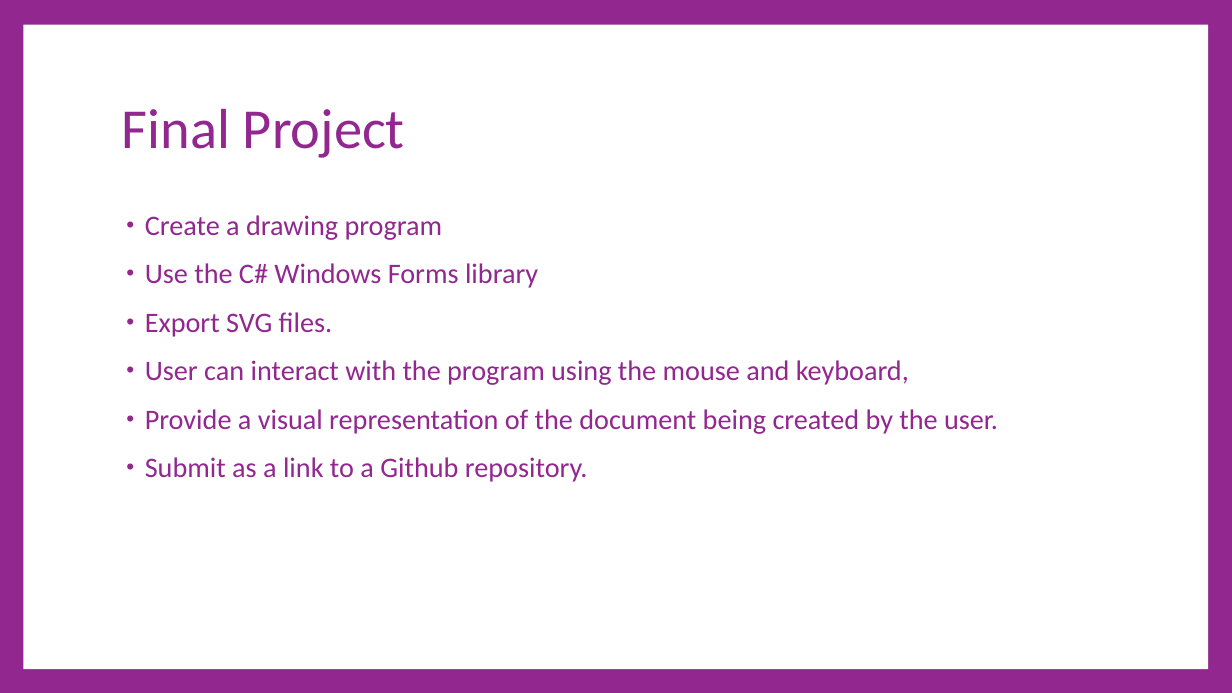
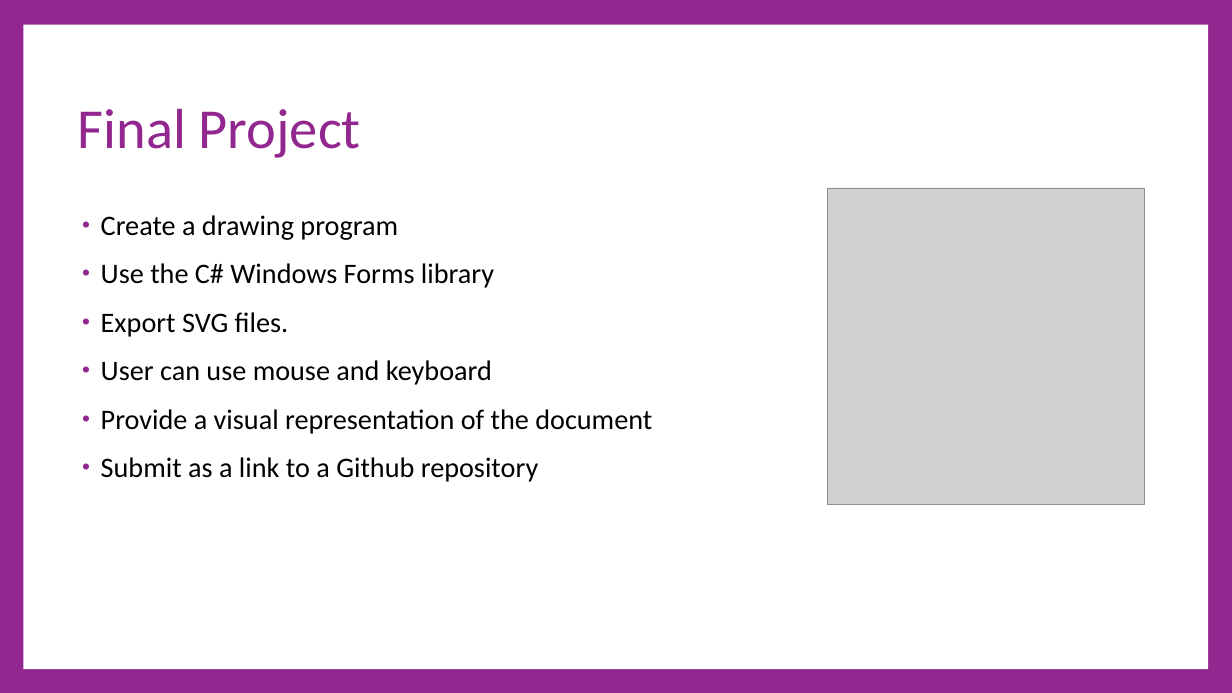
Before and after one commit to cdiggins/cs321, a slide deck: slide 2 of class-notes/cs321-winter-2023-lecture-15-final-project.pptx. Drawn at 1232x693 pixels with LibreOffice and Linux fonts; fonts in the diff are those of the drawing; grey boxes stand for pictures. Boxes give left, top, right and bottom in pixels: in the first picture for what was removed or moved away, otherwise in the second. Text is boxed around its words. In the diff, an @@ line names an element or a change of style, - is before the commit and + after.

```diff
--- a/class-notes/cs321-winter-2023-lecture-15-final-project.pptx
+++ b/class-notes/cs321-winter-2023-lecture-15-final-project.pptx
@@ rectangle removed at [23,25,1208,669] @@
@@ rectangle added at [23,25,1208,669], fill #FFFFFF @@
@@ title "Final Project": place and size @@
-title "Final Project" at [122,108,405,158]
+title "Final Project" at [78,108,361,158]
@@ text "Create a drawing program": place and size @@
-text "Create a drawing program" at [145,215,998,482]
+text "Create a drawing program" at [101,215,652,482]
@@ picture added at [827,188,1144,505] @@
@@ text at [101,215,494,337]: text colour #92278F to #000000 in "Create a drawing program", "Use the C# Windows Forms library", "Export SVG files." @@
@@ text at [101,360,652,482]: text changed; text colour #92278F to #000000 @@
-• User can interact with the program using the mouse and keyboard,
-• Provide a visual representation of the document being created by the user.
-• Submit as a link to a Github repository.
+• User can use mouse and keyboard
+• Provide a visual representation of the document
+• Submit as a link to a Github repository
```
Also in this commit, not shown: 10 other slides changed, 9 slides added, 4 slides removed, 1 other file.
